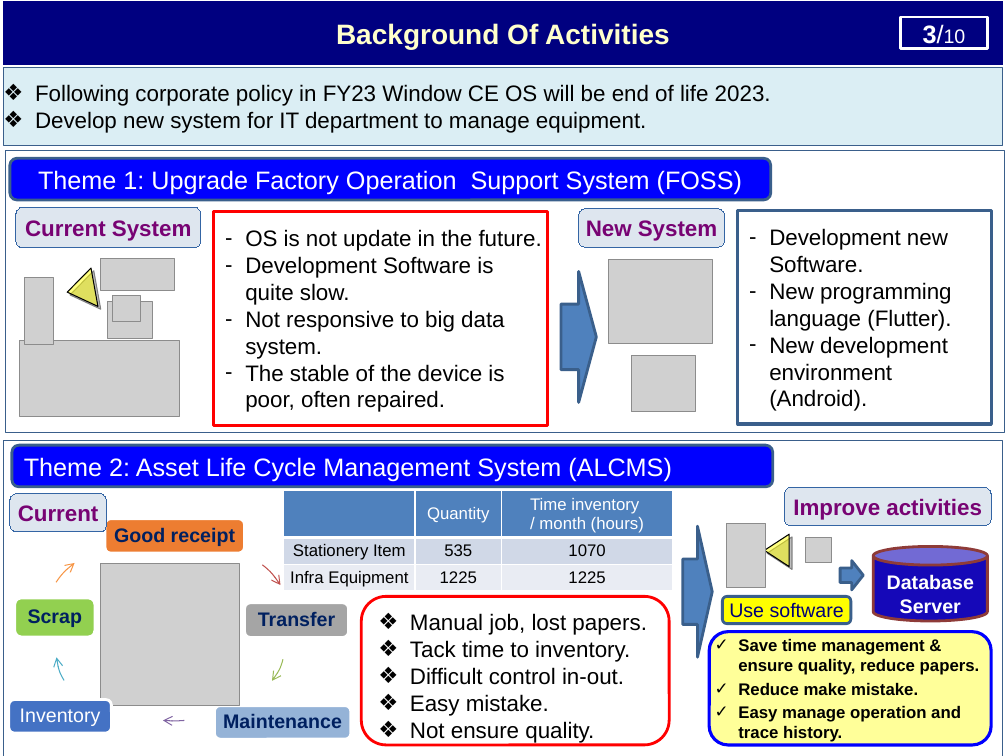
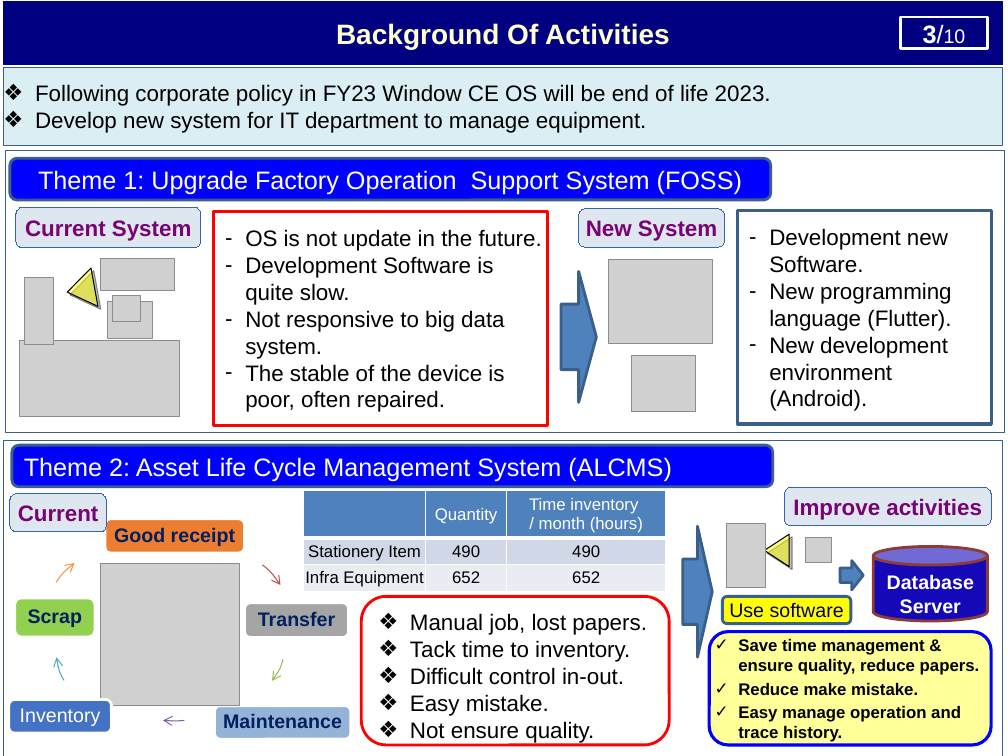
Before and after one commit to thietbicongnghevietnam/ReportPSNV, a slide deck: slide 4 of Report_test.pptx. Drawn at 1008x756 pixels with LibreOffice and Linux fonts; fonts in the diff are those of the drawing; grey boxes stand for pictures; background and template pictures are left out. Boxes give left, top, right and bottom in pixels: in the first picture for what was removed or moved away, otherwise in the second. Text is boxed around its words. In the diff, an @@ line names an element or a change of style, - is before the commit and + after.

```diff
--- a/Report_test.pptx
+++ b/Report_test.pptx
@@ table at (x1=303, y1=491, x2=665, y2=592) @@
-row 2, column 2: 535
+row 2, column 2: 490
-row 2, column 3: 1070
+row 2, column 3: 490
-row 3, column 2: 1225
+row 3, column 2: 652
-row 3, column 3: 1225
+row 3, column 3: 652
@@ table resized from (x1=284, y1=491, x2=673, y2=592) to (x1=303, y1=491, x2=665, y2=592) @@
```
Also in this commit, not shown: 7 other slides changed, 1 other file.
